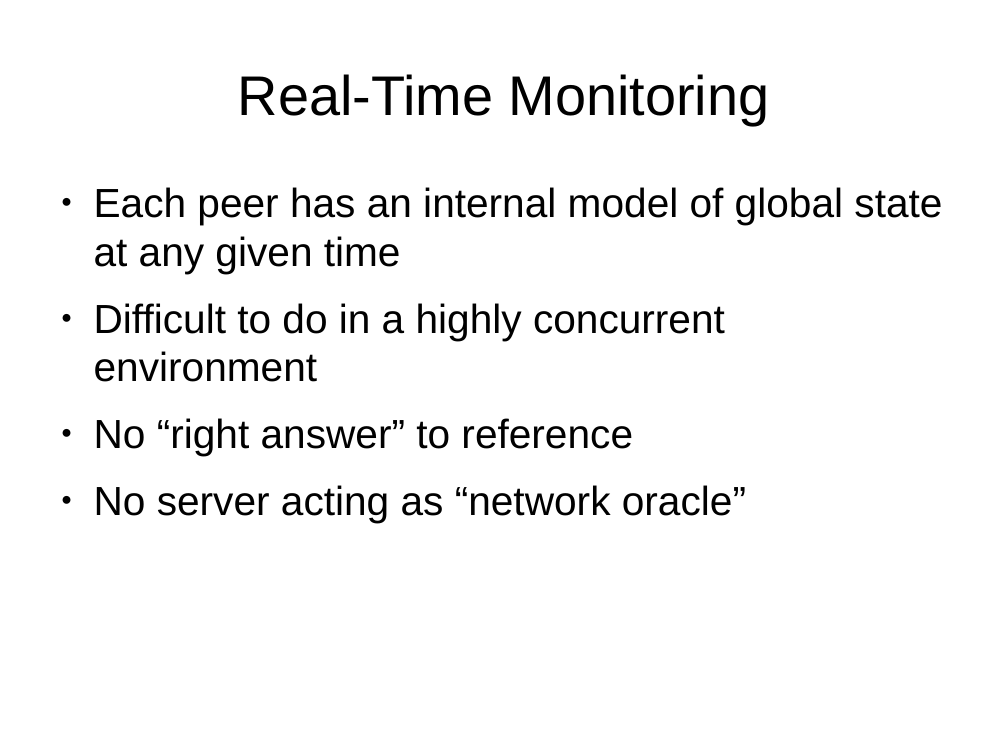
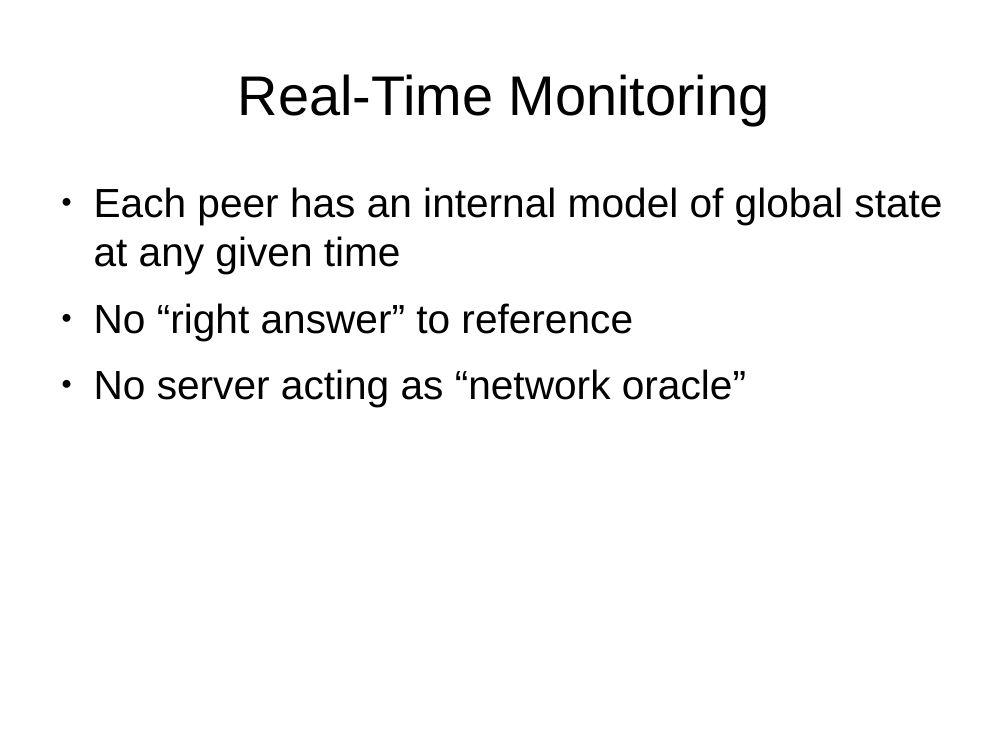
Before and after one commit to andrewazores/Capstone, a slide deck: slide 6 of documentation/problem_statement_presentation.odp (slide 5 before the commit). Drawn at 1008x756 pixels with LibreOffice and Linux fonts; fonts in the diff are those of the drawing. Boxes give left, top, right and bottom in pixels: in the first picture for what was removed or moved away, otherwise in the second. Text is boxed around its words. In the diff, an @@ line names an element or a change of style, - is before the commit and + after.

```diff
--- a/documentation/problem_statement_presentation.odp
+++ b/documentation/problem_statement_presentation.odp
@@ text at (x1=94, y1=303, x2=725, y2=382): paragraph removed @@
-● Difficult to do in a highly concurrent environment
```
Also in this commit, not shown: 2 other slides changed, 4 slides added, 1 slide removed.
